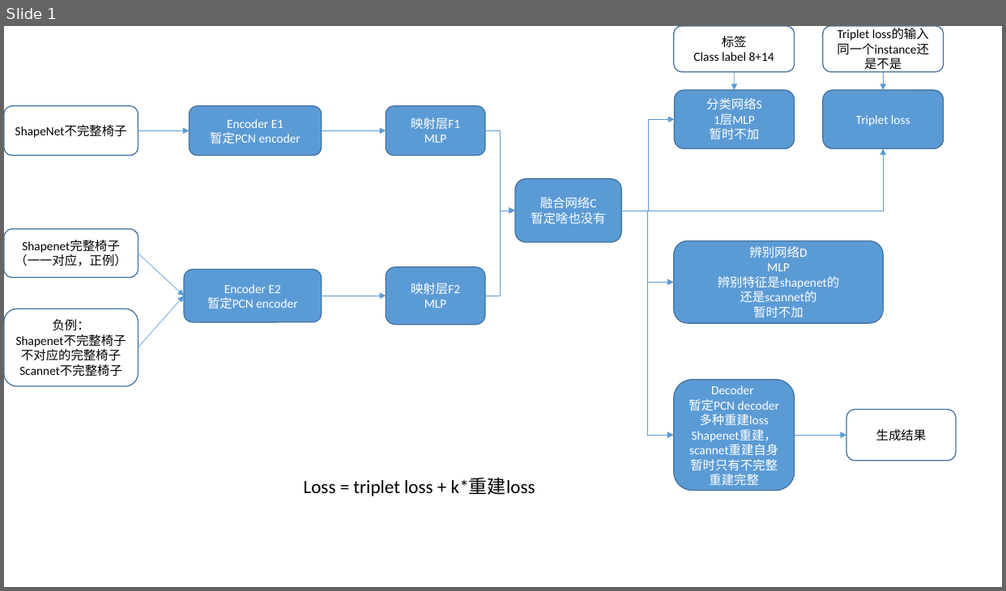
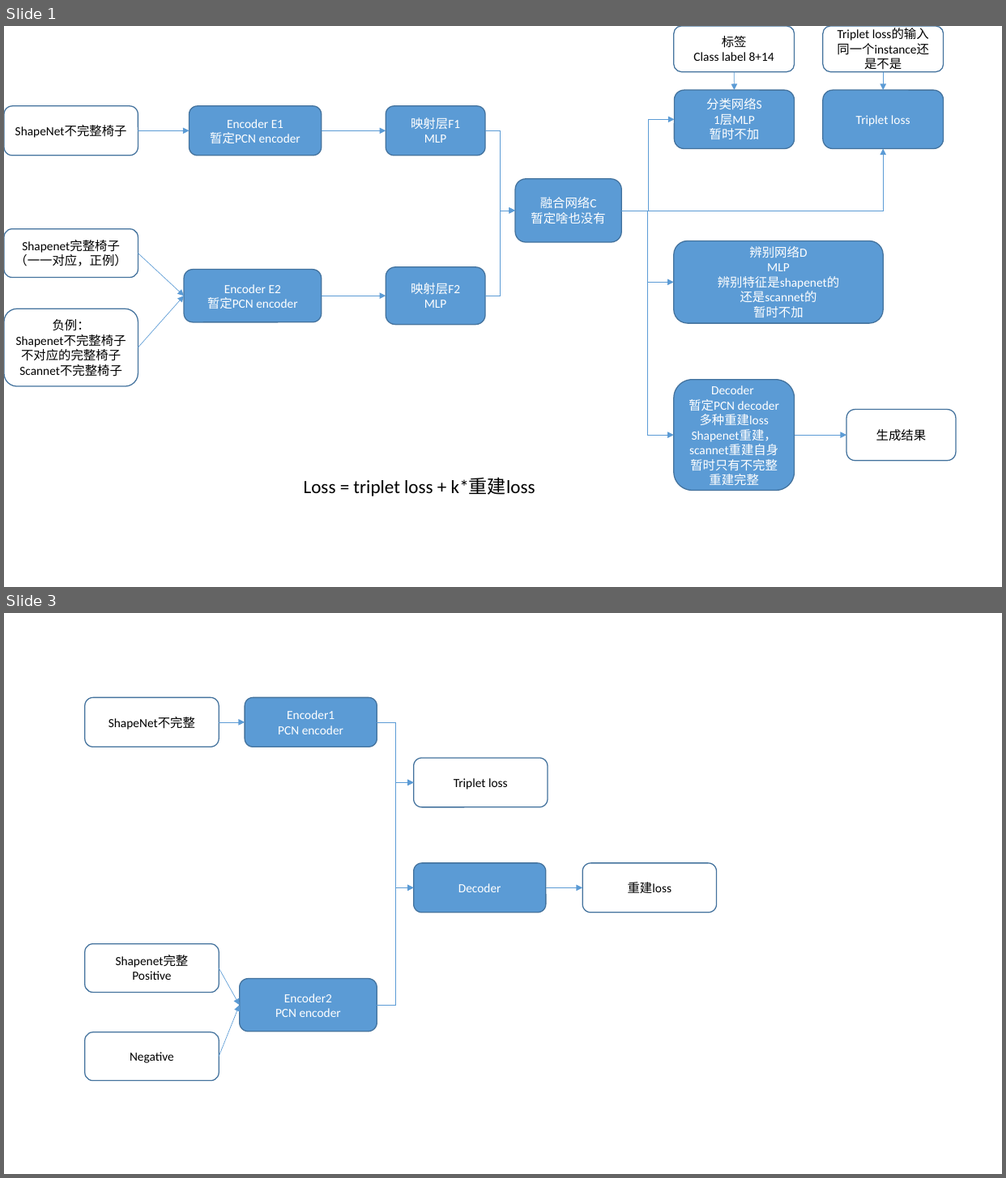
Before and after one commit to SerCharles/SPQRNet, a slide deck: note/Network.pptx. Shown one above the other, each under a label of ours: slide 1 before the commit, slides 1 and 3 after it; the slides between them are not shown. The pictures are 1006x591 and 1006x1178 pixels, drawn with LibreOffice and Linux fonts; fonts in the diff are those of the drawing. Boxes give left, top, right and bottom in pixels: in the first picture for what was removed or moved away, otherwise in the second. Text is boxed around its words. In the diff, an @@ line names an element or a change of style, - is before the commit and + after.

```diff
--- a/note/Network.pptx
+++ b/note/Network.pptx
@@ slide 3 added at bbox=[4, 613, 1002, 1174], background #FFFFFF @@
@@ rounded rectangle added at bbox=[85, 697, 219, 747], fill #FFFFFF, outline #43739E 1 pt, 12 pt, text #000000 @@
+ShapeNet不完整
@@ rounded rectangle added at bbox=[245, 697, 377, 747], fill #5B9BD5, outline #43739E 1 pt, 12 pt, text #FFFFFF @@
+Encoder1
+PCN encoder
@@ arrow added from (219, 722) to (245, 722), #5B9BD5 0.5 pt @@
@@ elbow arrow added from (377, 722) to (414, 783), #5B9BD5 0.5 pt @@
@@ elbow arrow added from (377, 722) to (414, 888), #5B9BD5 0.5 pt @@
@@ rounded rectangle added at bbox=[414, 758, 548, 807], fill #FFFFFF, outline #43739E 1 pt, 12 pt, text #000000 @@
+Triplet loss
@@ elbow arrow added from (377, 1005) to (414, 783), #5B9BD5 0.5 pt @@
@@ rounded rectangle added at bbox=[414, 863, 546, 913], fill #5B9BD5, outline #43739E 1 pt, 12 pt, text #FFFFFF @@
+Decoder
@@ rounded rectangle added at bbox=[582, 863, 717, 913], fill #FFFFFF, outline #43739E 1 pt, 12 pt, text #000000 @@
+重建loss
@@ elbow arrow added from (377, 1005) to (414, 888), #5B9BD5 0.5 pt @@
@@ arrow added from (546, 888) to (582, 888), #5B9BD5 0.5 pt @@
@@ rounded rectangle added at bbox=[85, 944, 219, 993], fill #FFFFFF, outline #43739E 1 pt, 12 pt, text #000000 @@
+Shapenet完整
+Positive
@@ arrow added from (219, 969) to (240, 1005), #5B9BD5 0.5 pt @@
@@ rounded rectangle added at bbox=[240, 979, 377, 1033], fill #5B9BD5, outline #43739E 1 pt, 12 pt, text #FFFFFF @@
+Encoder2
+PCN encoder
@@ arrow added from (219, 1057) to (240, 1005), #5B9BD5 0.5 pt @@
@@ rounded rectangle added at bbox=[85, 1033, 219, 1081], fill #FFFFFF, outline #43739E 1 pt, 12 pt, text #000000 @@
+Negative
```
Also in this commit, not shown: 1 slide changed, 5 other files.
